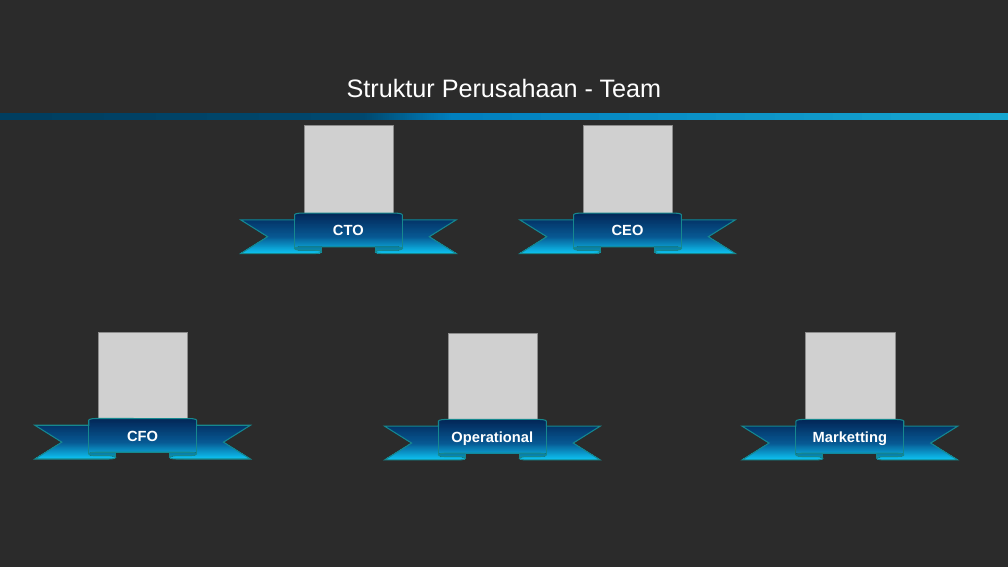
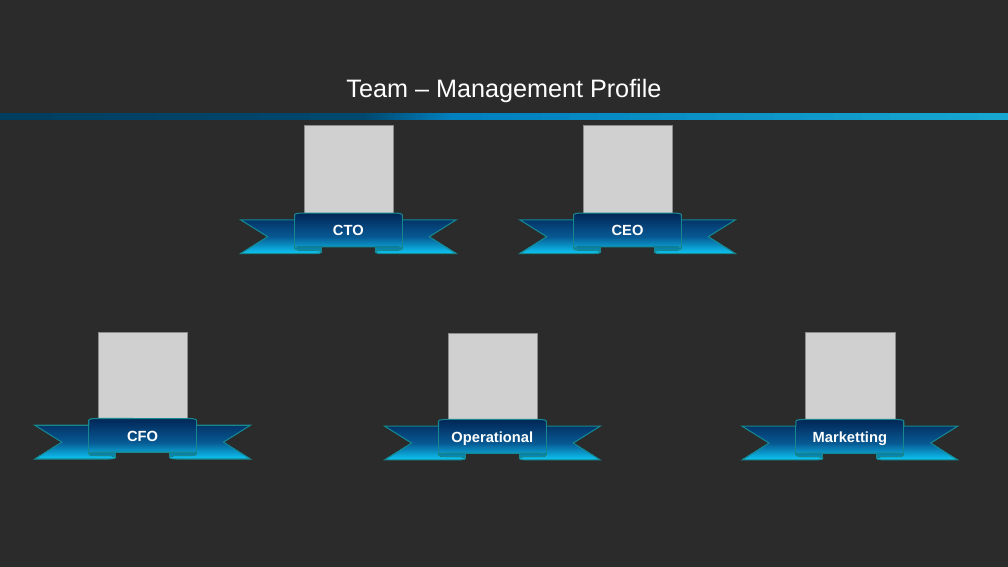
Before and after one commit to jeffryang24/RouterMaya, a slide deck: slide 6 of PPT/Business Plan MID.pptx (slide 5 before the commit). Drawn at 1008x567 pixels with LibreOffice and Linux fonts; fonts in the diff are those of the drawing; grey boxes stand for pictures; background and template pictures are left out; a plain dark background stands for a picture behind light text. Boxes give left, top, right and bottom in pixels: in the first picture for what was removed or moved away, otherwise in the second. Text is boxed around its words. In the diff, an @@ line names an element or a change of style, - is before the commit and + after.

```diff
--- a/PPT/Business Plan MID.pptx
+++ b/PPT/Business Plan MID.pptx
@@ title at bbox=[346, 78, 661, 103]: text changed @@
-Struktur Perusahaan - Team
+Team – Management Profile
```
Also in this commit, not shown: 4 other slides changed, 3 slides added, 1 other file.
